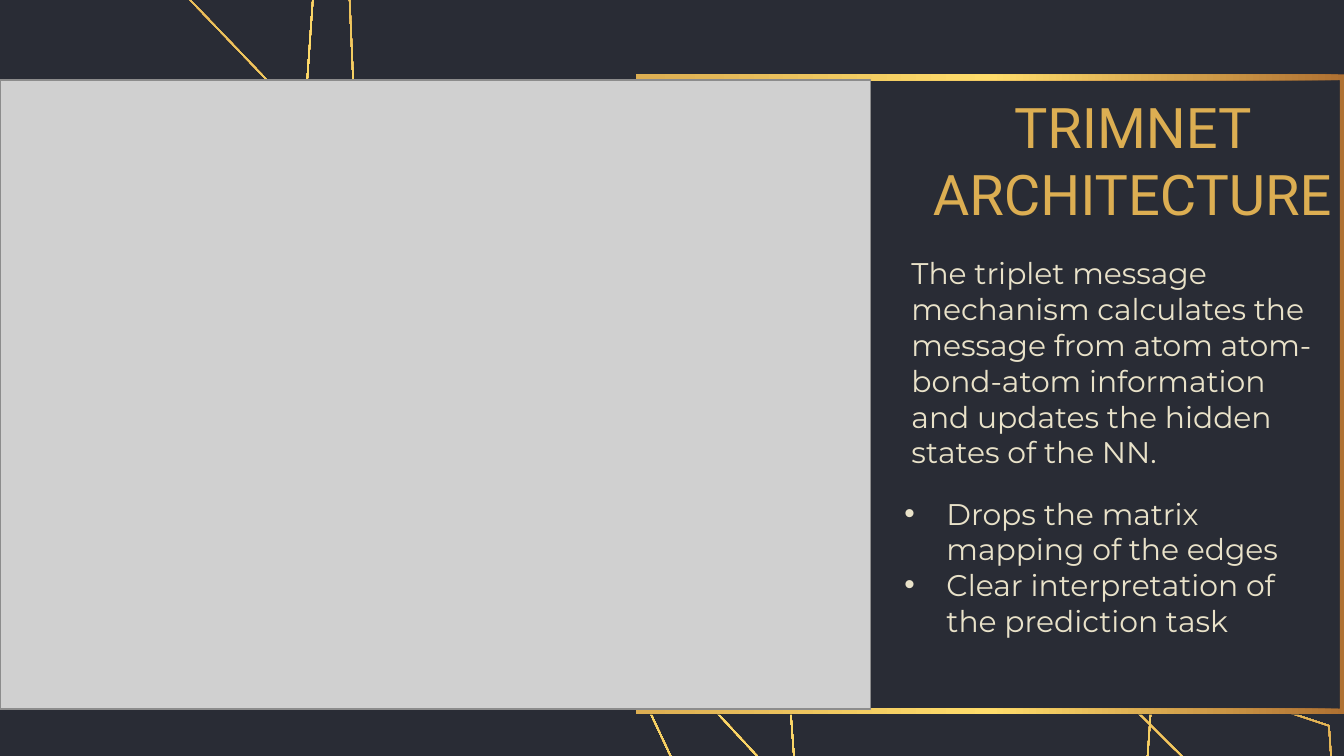
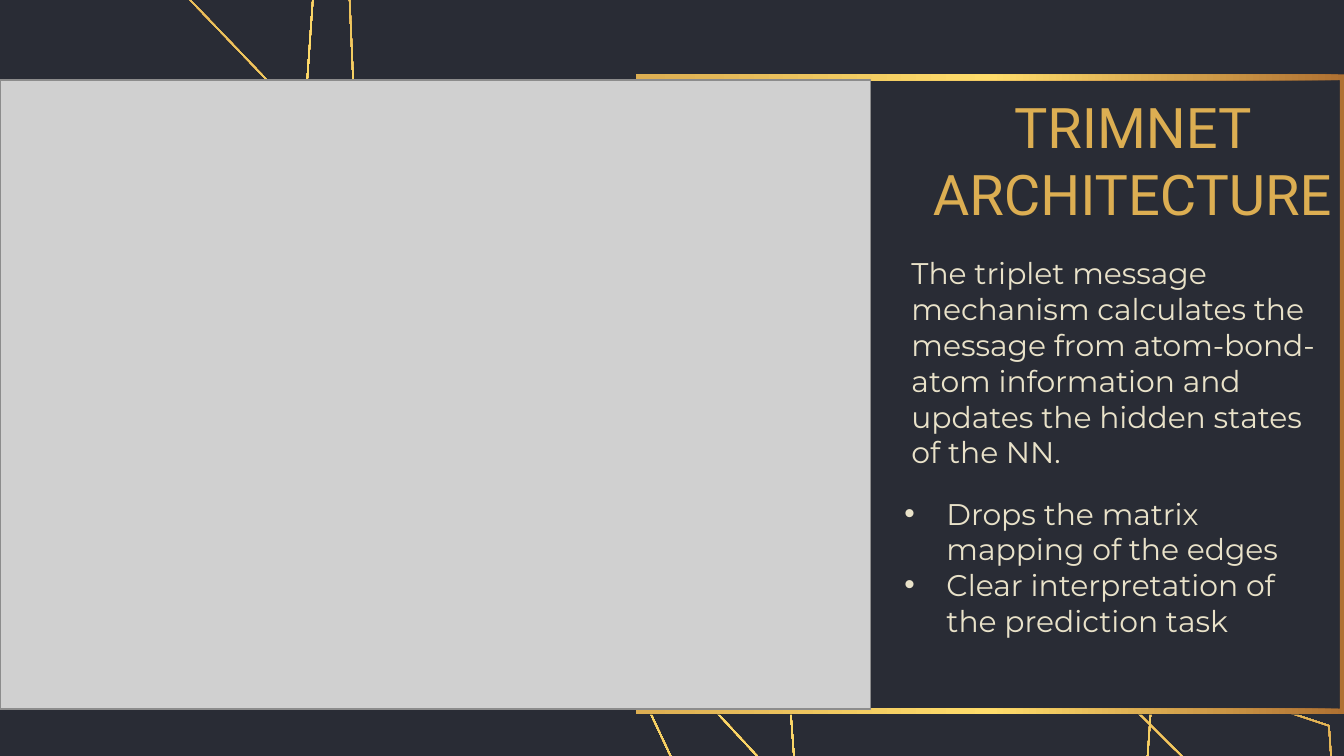
Before and after one commit to gretagrassmann/Machine-Learning-Exam, a slide deck: slide 5 of ML_presentation.pptx. Drawn at 1344x756 pixels with LibreOffice and Linux fonts; fonts in the diff are those of the drawing; grey boxes stand for pictures. Boxes give left, top, right and bottom in pixels: in the first picture for what was removed or moved away, otherwise in the second. Text is boxed around its words. In the diff, an @@ line names an element or a change of style, - is before the commit and + after.

```diff
--- a/ML_presentation.pptx
+++ b/ML_presentation.pptx
@@ subtitle at (911,262,1315,463): text changed @@
-The triplet message mechanism calculates the message from atom atom-bond-atom information and updates the hidden states of the NN.
+The triplet message mechanism calculates the message from atom-bond-atom information and updates the hidden states of the NN.
```
Also in this commit, not shown: 2 other slides changed.
